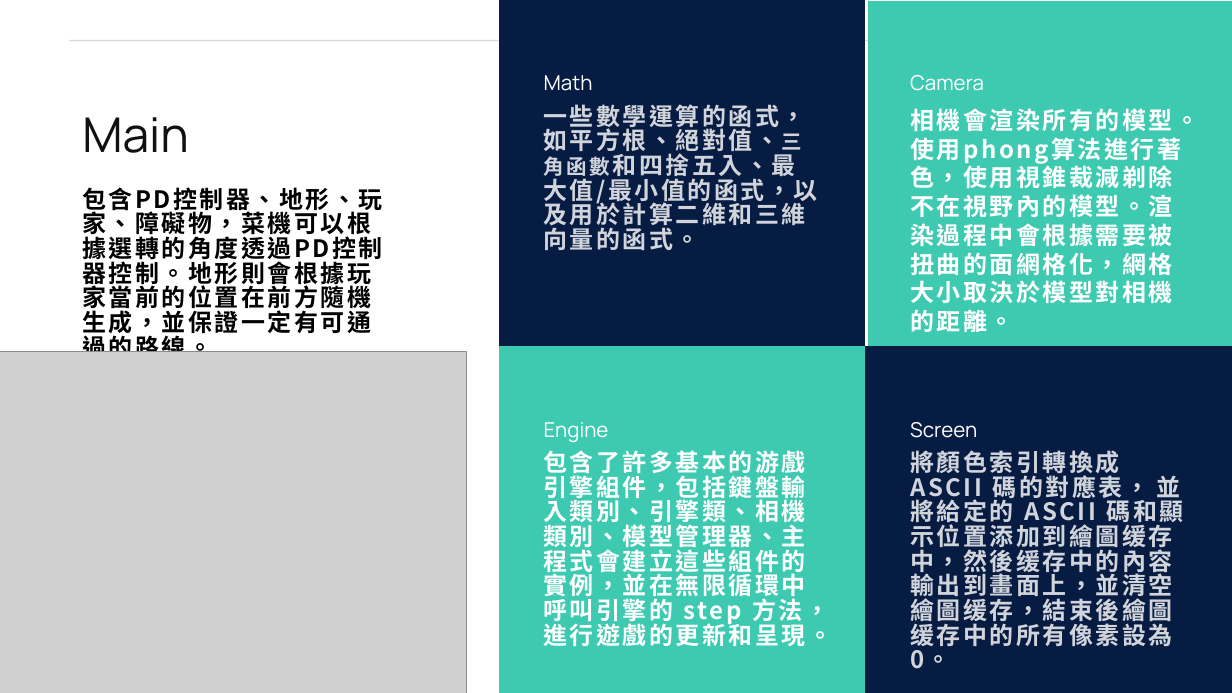
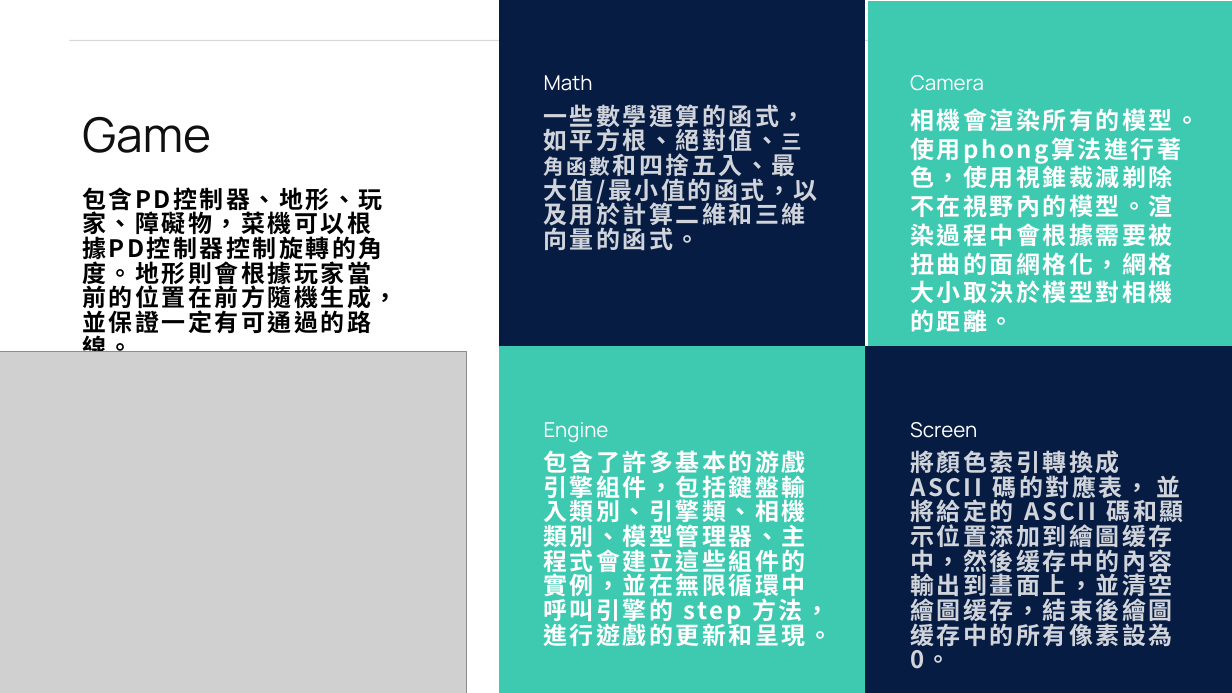
Before and after one commit to Xunhaoz/AsmFinalProject, a slide deck: slide 3 of asm.pptx. Drawn at 1232x693 pixels with LibreOffice and Linux fonts; fonts in the diff are those of the drawing; grey boxes stand for pictures. Boxes give left, top, right and bottom in pixels: in the first picture for what was removed or moved away, otherwise in the second. Text is boxed around its words. In the diff, an @@ line names an element or a change of style, - is before the commit and + after.

Commit message:
pdf and ppt v2

```diff
--- a/asm.pptx
+++ b/asm.pptx
@@ text at [82,116,211,153]: text changed @@
-Main
+Game
@@ text at [82,187,397,352]: text changed @@
-包含PD控制器、地形、玩家、障礙物，菜機可以根據選轉的角度透過PD控制器控制。地形則會根據玩家當前的位置在前方隨機生成，並保證一定有可通過的路線。
+包含PD控制器、地形、玩家、障礙物，菜機可以根據PD控制器控制旋轉的角度。地形則會根據玩家當前的位置在前方隨機生成，並保證一定有可通過的路線。
```
Also in this commit, not shown: 1 other slide changed, 1 other file.
